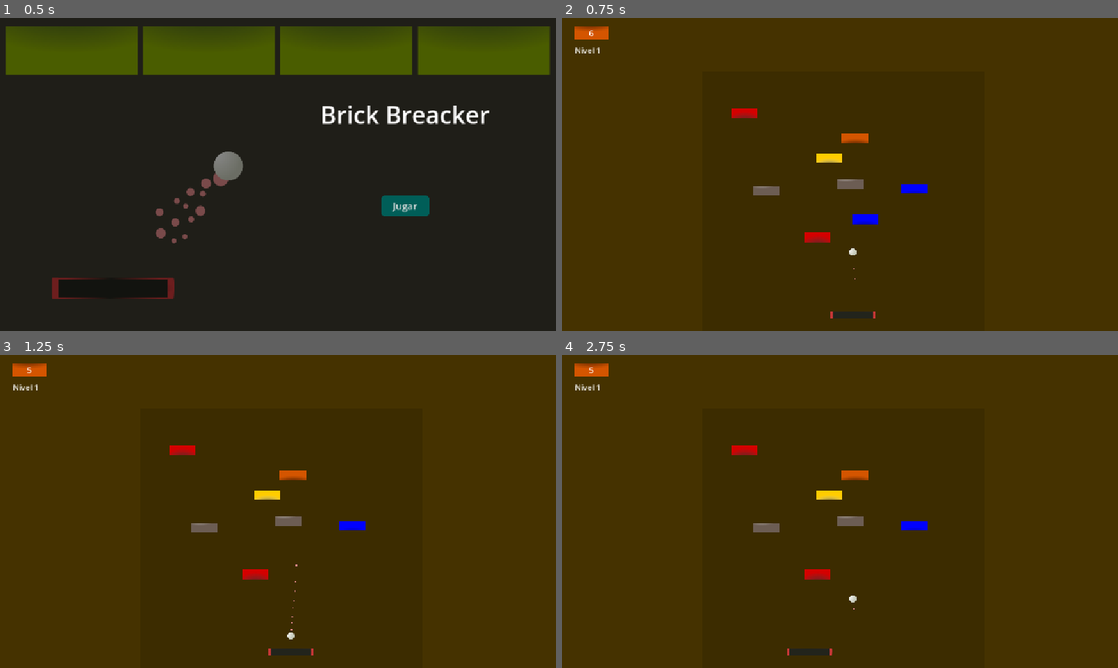
Above: before the commit, frames 1-4 (two rows, left to right).
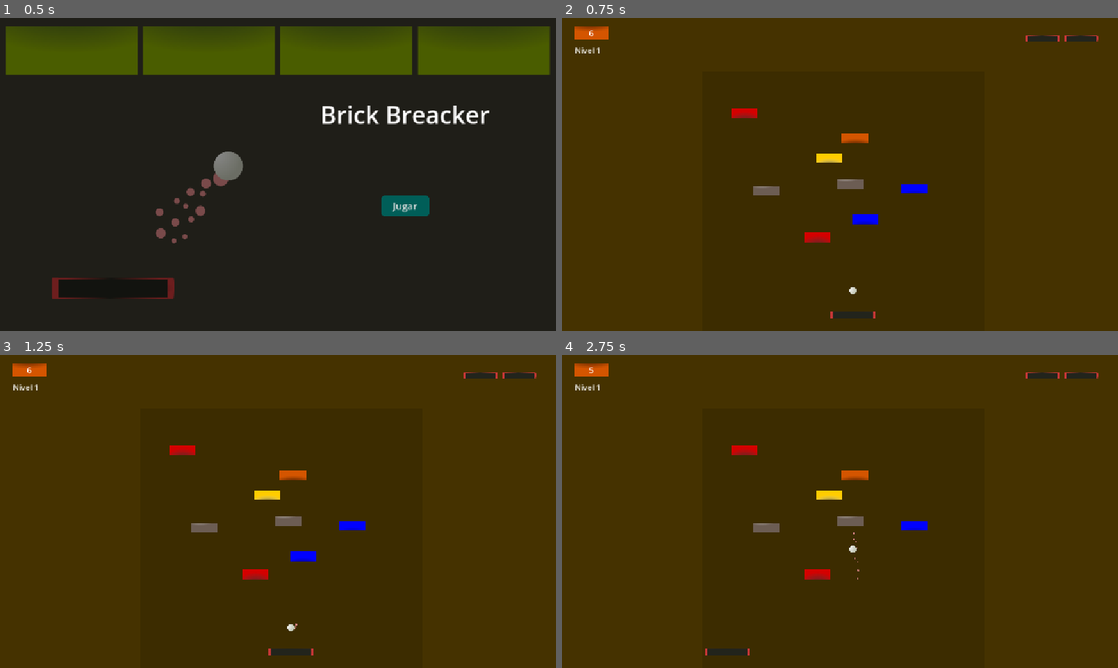
Above: after the commit, the same moments.

Repository: CardozoCasariegoLuciano/Brick_breacker
Game: Godot game, scene res://scenes/menu.tscn
The game is run twice, just before and just after one commit, with the same random seed, the same clock (stepped at 60 frames per second) and the same inputs.
Inputs:
- Up to frame 1 (0.5 s): no input
- Up to frame 2 (0.75 s): click "Jugar" at 0.5 s
- Up to frame 3 (1.25 s): no input
- Up to frame 4 (2.75 s): hold Space (ui_select) 1.28-2.03 s; hold A (left) from 2.03 s (still down); tap D (rigth) at 2.1 s; tap Space (ui_select) at 2.27, 2.3, 2.57 s

Frame 1 is identical in both runs. In frame 2, 0.3% of the frame differs, in the area x 51-97%, y 5-89%; in frame 3, 0.5%; in frame 4, 0.7%, in the area x 25-97%, y 5-96%.

Commit message:
Add more than one life

Diff:
--- a/scenes/defeat_area.tscn
+++ b/scenes/defeat_area.tscn
@@ -1,6 +1,7 @@
-[gd_scene load_steps=3 format=3 uid="uid://bb5bg8l4dg2qo"]
+[gd_scene load_steps=4 format=3 uid="uid://bb5bg8l4dg2qo"]
 
 [ext_resource type="Script" uid="uid://d1utfx8sxvhbj" path="res://scripts/defeat_area.gd" id="1_efx1q"]
+[ext_resource type="AudioStream" uid="uid://ccgnlvl2huncb" path="res://assets/sounds/defeath.ogg" id="2_imc58"]
 
 [sub_resource type="RectangleShape2D" id="RectangleShape2D_rus8k"]
 size = Vector2(596, 20)
@@ -12,4 +13,7 @@
 position = Vector2(-5, 0)
 shape = SubResource("RectangleShape2D_rus8k")
 
+[node name="AudioStreamPlayer" type="AudioStreamPlayer" parent="."]
+stream = ExtResource("2_imc58")
+
 [connection signal="body_entered" from="." to="." method="_on_body_entered"]
--- a/scenes/level_ui.tscn
+++ b/scenes/level_ui.tscn
@@ -56,4 +56,7 @@
 theme_override_font_sizes/font_size = 16
 text = "0"
 
+[node name="HP_Container" type="Node2D" parent="."]
+position = Vector2(1040, 36)
+
 [connection signal="on_change_current_bricks" from="." to="." method="_on_change_current_bricks"]
--- a/scripts/GLOBAL.gd
+++ b/scripts/GLOBAL.gd
@@ -1,11 +1,29 @@
 extends Node
 signal on_level_change(level: int)
+signal on_lives_change(HP: int)
+
+const INITIAL_LIVES = 2
 
 var current_lvl: int
-var current_lives
+
+var _lives: int
+var current_lives: int:
+	set(value):
+		_lives = value
+		on_lives_change.emit(_lives)
+	get():
+		return _lives
+
 
 func _ready() -> void:
 	on_level_change.connect(save_last_lvl)
+	restore_lives()
+
+func restore_lives():
+	current_lives = INITIAL_LIVES
+
+func lost_live():
+	current_lives = current_lives - 1
 
 func save_last_lvl(lvl):
 	current_lvl = lvl
--- a/scripts/Scene_transition.gd
+++ b/scripts/Scene_transition.gd
@@ -4,6 +4,7 @@
 	$AnimationPlayer.play("DISOLVE")
 	await $AnimationPlayer.animation_finished
 	var status = get_tree().change_scene_to_file(target)
+	Global.restore_lives()
 	if (not status == OK):
 		var no_more_levels_scene = "res://scenes/no_more_level_scene.tscn"
 		get_tree().change_scene_to_file(no_more_levels_scene)
--- a/scripts/ball.gd
+++ b/scripts/ball.gd
@@ -8,20 +8,34 @@
 var current_speed = INITIAL_SPEED
 var velocity: Vector2 = Vector2(0, -1) * INITIAL_SPEED
 
+var static_mode = {
+	"active": true,
+	"target": null
+}
 var can_emit_blade_sound = true
 
+func init_ball(blade: Blade):
+	static_mode["target"] = blade
+
 func _physics_process(delta: float) -> void:
-	var collision = move_and_collide(velocity * delta)
-	if collision:
-		velocity = velocity.bounce(collision.get_normal()).normalized() * current_speed
-		handle_horizontal_bounce()
+	if static_mode["active"]:
+		position.x = static_mode["target"].position.x
+	else:
+		var collision = move_and_collide(velocity * delta)
+		if collision:
+			velocity = velocity.bounce(collision.get_normal()).normalized() * current_speed
+			handle_horizontal_bounce()
 
-		if collision.get_collider() is Blade:
-			handle_blade_collition(collision)
-		elif collision.get_collider() is Brick:
-			handle_brick_collition(collision)
-		else:
-			emit_sound(preload("res://assets/sounds/ball_hit1.ogg"))
+			if collision.get_collider() is Blade:
+				handle_blade_collition(collision)
+			elif collision.get_collider() is Brick:
+				handle_brick_collition(collision)
+			else:
+				emit_sound(preload("res://assets/sounds/ball_hit1.ogg"))
+
+func _input(event: InputEvent) -> void:
+	if event.is_action_pressed("ui_select"):
+		static_mode["active"] = false
 
 func handle_blade_collition(collition: KinematicCollision2D):
 	var blade = collition.get_collider() as Blade
--- a/scripts/defeat_area.gd
+++ b/scripts/defeat_area.gd
@@ -1,12 +1,15 @@
 extends Area2D
 signal on_live_lost
 
+@onready var audio_stream_player: AudioStreamPlayer = $AudioStreamPlayer
+
 func _on_body_entered(body: Node2D) -> void:
 	if body is Ball:
-		Global.current_lives -= 1
+		Global.lost_live()
 		if Global.current_lives == 0:
 			get_parent().desconect_signals()
 			await get_tree().create_timer(0.2).timeout
 			get_tree().call_deferred("change_scene_to_file", "res://scenes/defeat_modal.tscn")
 		else:
 			on_live_lost.emit()
+			audio_stream_player.play()
--- a/scripts/defeat_modal.gd
+++ b/scripts/defeat_modal.gd
@@ -2,6 +2,7 @@
 
 func get_current_level() -> String:
 	var nivel = Global.current_lvl
+	Global.restore_lives()
 	return "res://scenes/level_" + str(nivel) +".tscn"
 
 func _on_button_button_up() -> void:
--- a/scripts/level.gd
+++ b/scripts/level.gd
@@ -5,14 +5,12 @@
 @onready var playables: Node2D = $playables
 
 @export var level:int = 1
-@export var lives:int = 2
 
 const BALL = preload("res://scenes/ball.tscn")
 const BLADE = preload("res://scenes/blade.tscn")
 
 func _ready() -> void:
 	create_playables()
-	Global.current_lives = lives
 	Global.on_level_change.emit(level)
 	level_ui.on_change_current_bricks.emit(bricks_container.destructibles_bricks)
 
@@ -50,8 +48,10 @@
 func create_playables():
 	remove_playables()
 
-	var ball_instance = BALL.instantiate()
-	var blade_instance = BLADE.instantiate()
+	var ball_instance = BALL.instantiate() as Ball
+	var blade_instance = BLADE.instantiate() as Blade
+
+	ball_instance.init_ball(blade_instance)
 
 	var marker_position = initial_position.position
 	blade_instance.position = marker_position
@@ -63,12 +63,6 @@
 	for node in playables.get_children():
 		playables.remove_child(node)
 
-
-
-#TODO: Agregar mas vidas para no arrancar el nivel desde. 0
-#Agrgar el sonido
-#Agregar en el HUD las vidas
-#Que al perder la bola no salga de una sino que espera a que el jugador toque Space
 
 #TODO: Agregar una pantalla de opciones para modificar el sonido y los controles
 #TODO: Agregar un selector de niveles
--- a/scripts/level_ui.gd
+++ b/scripts/level_ui.gd
@@ -3,12 +3,31 @@
 
 @onready var level: Label = $HBoxContainer/level
 @onready var bricks: Label = $TextureRect/bricks
+@onready var hp_container: Node2D = $HP_Container
+
+const HP_texture = "res://assets/blade.png"
 
 func _ready() -> void:
 	Global.on_level_change.connect(update_level)
+	Global.on_lives_change.connect(update_HP)
+	update_HP(Global.current_lives)
 
 func _on_change_current_bricks(cant: int) -> void:
 	bricks.text = str(cant)
 
 func update_level(lvl):
 	level.text = str(lvl)
+
+func update_HP(HP):
+	clear_HP_textures()
+	for a in HP:
+		var texture_HP = TextureRect.new()
+		texture_HP.texture = preload(HP_texture)
+		texture_HP.scale = Vector2(0.3,0.3)
+		texture_HP.position.x = hp_container.get_child_count() * -80
+
+		hp_container.add_child(texture_HP)
+
+func clear_HP_textures():
+	for node in hp_container.get_children():
+		hp_container.remove_child(node)
